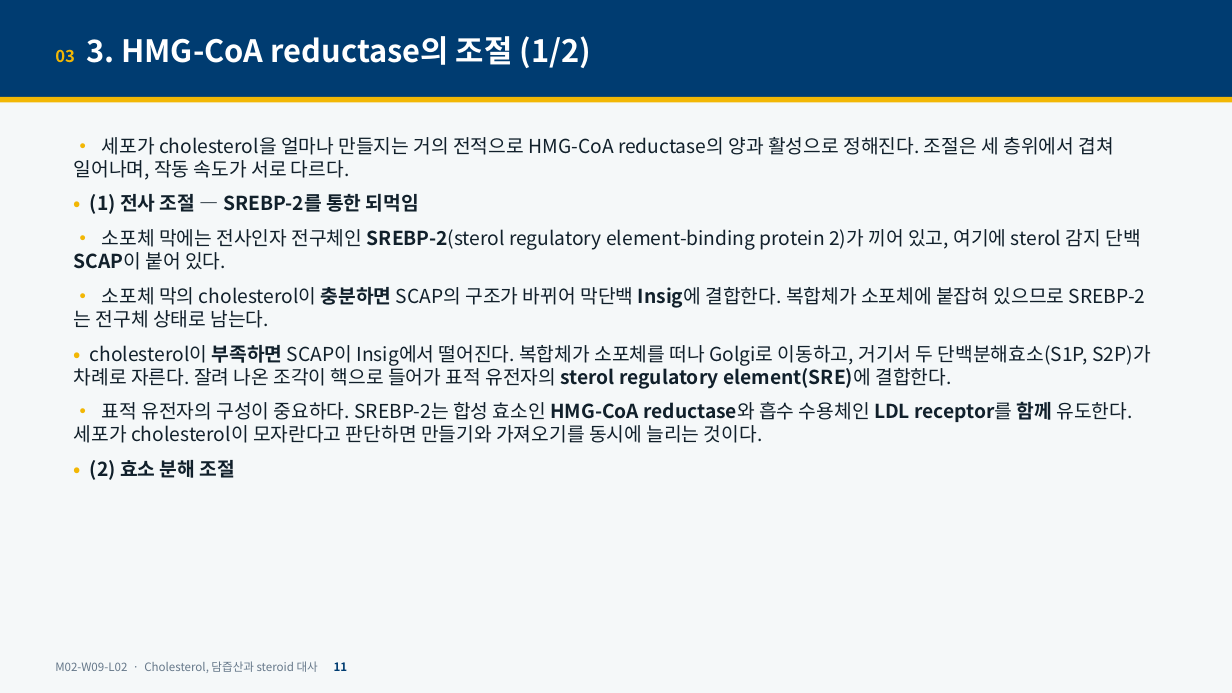
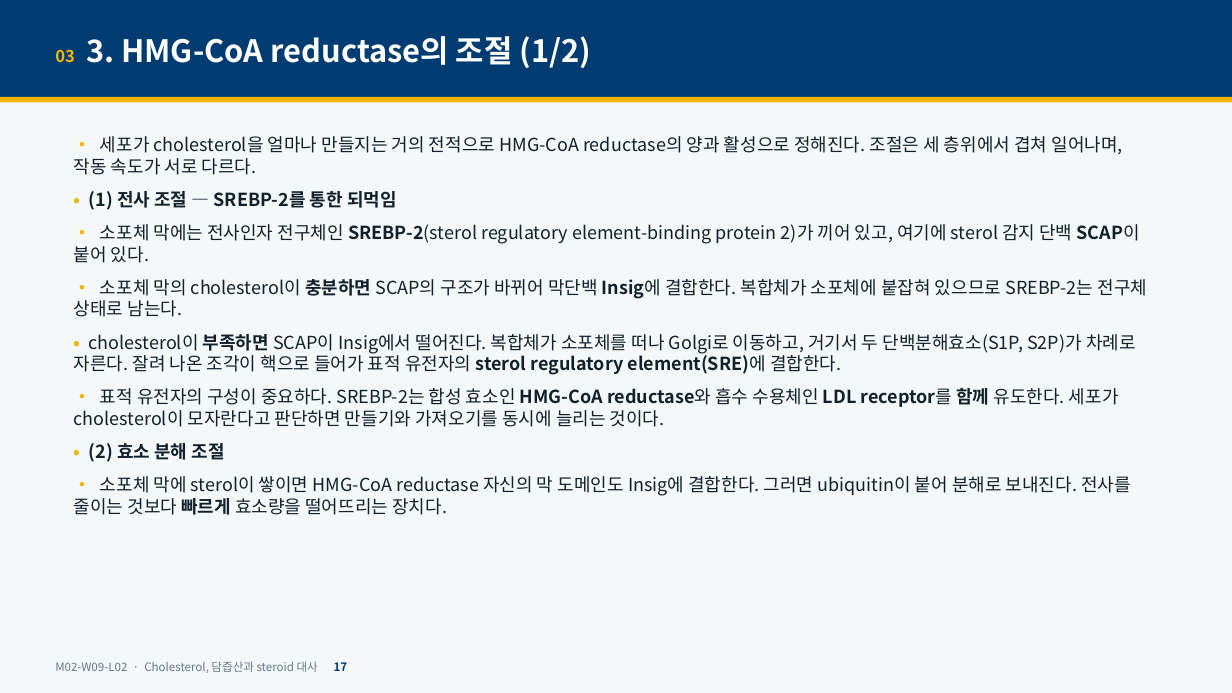
Before and after one commit to hoperiasd2/hoperiasd2.github.io, a slide deck: slide 17 of curriculum/M02/W09/L02/slides.pptx (slide 11 before the commit). Drawn at 1232x693 pixels with LibreOffice and Linux fonts; fonts in the diff are those of the drawing. Boxes give left, top, right and bottom in pixels: in the first picture for what was removed or moved away, otherwise in the second. Text is boxed around its words. In the diff, an @@ line names an element or a change of style, - is before the commit and + after.

```diff
--- a/curriculum/M02/W09/L02/slides.pptx
+++ b/curriculum/M02/W09/L02/slides.pptx
@@ text at bbox=[74, 136, 1148, 462]: size 15 to 14 pt in "• 세포가 cholesterol을 얼마나 만들지는 거의 전적으로 ...", "• (1) 전사 조절 — SREBP-2를 통한 ...", "• 소포체 막에는 전사인자 전구체인 SREBP-2(sterol regulatory ...", "• 소포체 막의 cholesterol이 충분하면 SCAP의 구조가 ..." and 3 more places @@
@@ text at bbox=[74, 476, 1131, 515]: paragraph added @@
+• 소포체 막에 sterol이 쌓이면 HMG-CoA reductase 자신의 막 도메인도 Insig에 결합한다. 그러면 ubiquitin이 붙어 분해로 보내진다. 전사를 줄이는 것보다 빠르게 효소량을 떨어뜨리는 장치다.
@@ text at bbox=[55, 661, 348, 673]: text changed @@
-M02-W09-L02 · Cholesterol, 담즙산과 steroid 대사 11
+M02-W09-L02 · Cholesterol, 담즙산과 steroid 대사 17
```
Also in this commit, not shown: 31 other slides changed, 13 slides added, 3 other files.
